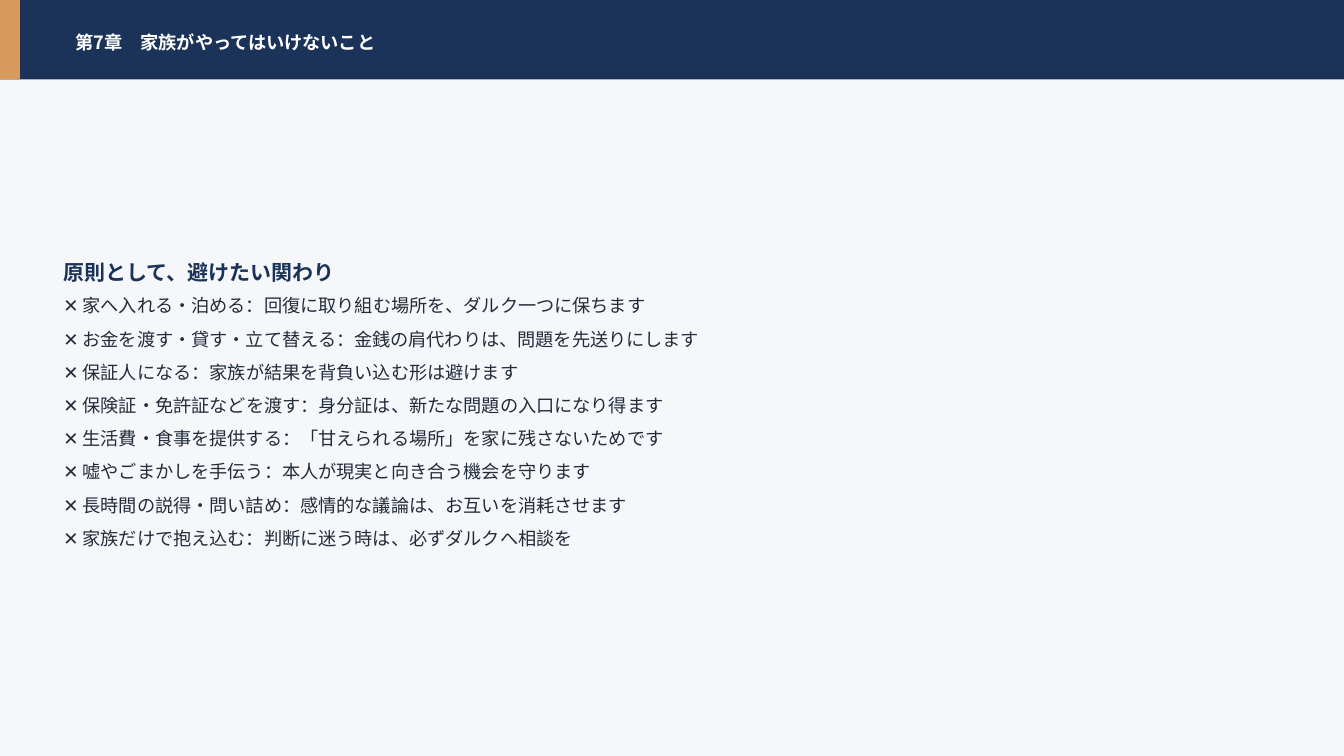
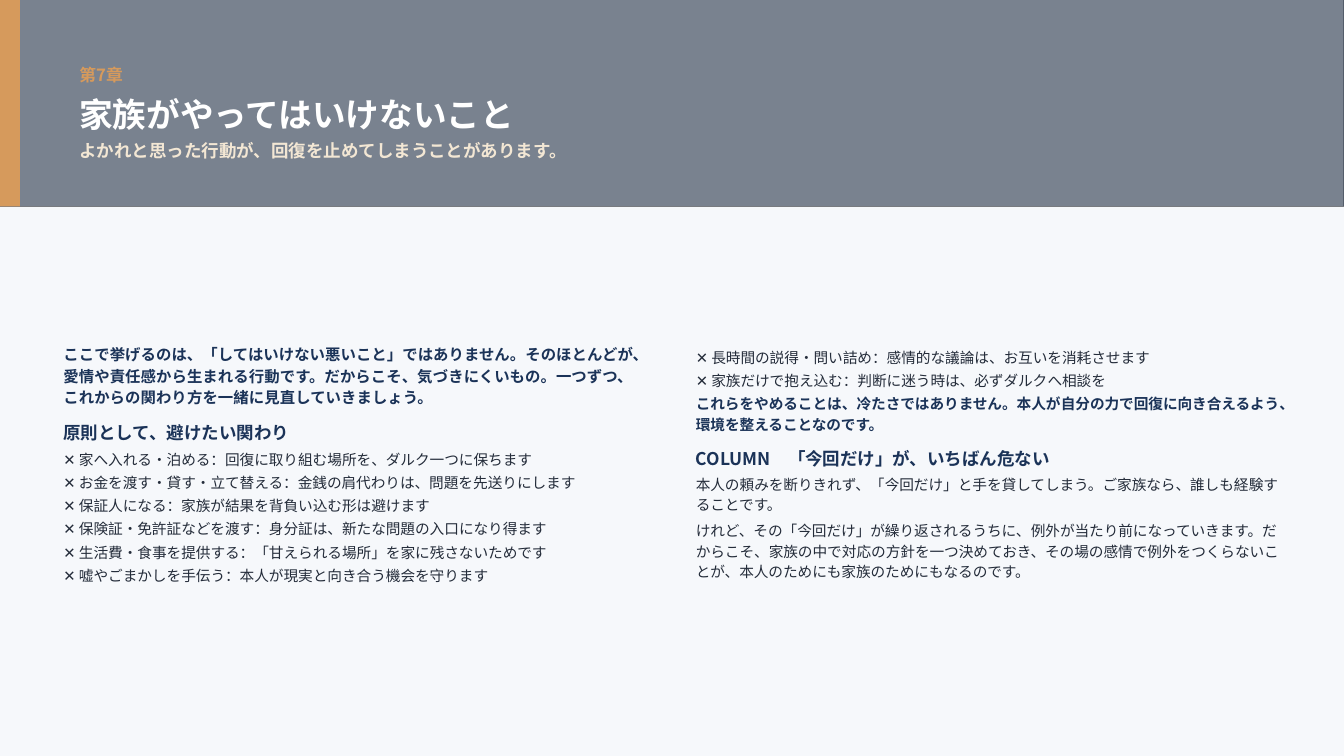
Before and after one commit to hiderock84-sys/darca, a slide deck: slide 17 of public/manual.pptx (slide 45 before the commit). Drawn at 1344x756 pixels with LibreOffice and Linux fonts; fonts in the diff are those of the drawing; grey boxes stand for pictures. Boxes give left, top, right and bottom in pixels: in the first picture for what was removed or moved away, otherwise in the second. Text is boxed around its words. In the diff, an @@ line names an element or a change of style, - is before the commit and + after.

```diff
--- a/public/manual.pptx
+++ b/public/manual.pptx
@@ rectangle at <box>0,0,1344,756</box>: fill #F5F7FB to #F6F8FB @@
@@ rectangle: place and size @@
-rectangle at <box>0,0,20,80</box>
+rectangle at <box>0,0,20,207</box>
@@ rectangle: place and size @@
-rectangle at <box>0,0,1344,80</box>
+rectangle at <box>0,0,1344,207</box>
@@ rectangle at <box>0,0,1344,207</box>: fill #1B3358 to #142744 at 46% opacity @@
@@ picture added at <box>0,0,1344,207</box> @@
@@ text at <box>79,67,566,159</box>: text changed; size 13 to 12.5 pt; text colour #FFFFFF to #F3E7D4 @@
-第7章 家族がやってはいけないこと
+第7章
+家族がやってはいけないこと
+よかれと思った行動が、回復を止めてしまうことがあります。
@@ text "ここで挙げるのは、「してはいけない悪いこと」ではありません。そのほとんどが、愛情や責任感から生まれる行動です。だからこそ ...": place and size @@
-text "ここで挙げるのは、「してはいけない悪いこと」ではありません。そのほとんどが、愛情や責任感から生まれる行動です。だからこそ ..." at <box>63,262,699,547</box>
+text "ここで挙げるのは、「してはいけない悪いこと」ではありません。そのほとんどが、愛情や責任感から生まれる行動です。だからこそ ..." at <box>63,347,648,582</box>
@@ text at <box>63,347,648,405</box>: paragraph added @@
+ここで挙げるのは、「してはいけない悪いこと」ではありません。そのほとんどが、愛情や責任感から生まれる行動です。だからこそ、気づきにくいもの。一つずつ、これからの関わり方を一緒に見直していきましょう。
@@ text added at <box>696,350,1294,578</box>, 10.5 pt, text #242C3A @@
+✕ 長時間の説得・問い詰め：感情的な議論は、お互いを消耗させます
+✕ 家族だけで抱え込む：判断に迷う時は、必ずダルクへ相談を
+これらをやめることは、冷たさではありません。本人が自分の力で回復に向き合えるよう、環境を整えることなのです。
+COLUMN 「今回だけ」が、いちばん危ない
+本人の頼みを断りきれず、「今回だけ」と手を貸してしまう。ご家族なら、誰しも経験することです。
+けれど、その「今回だけ」が繰り返されるうちに、例外が当たり前になっていきます。だからこそ、家族の中で対応の方針を一つ決めておき、その場の感情で例外をつくらないことが、本人のためにも家族のためにもなるのです。
@@ text at <box>63,424,575,582</box>: size 15 to 12.5 pt in "原則として、避けたい関わり"; size 13 to 10.5 pt in "✕ 家へ入れる・泊める：回復に取り組む場所を、ダルク一つに保ちます", "✕ お金を渡す・貸す・立て替える：金銭の肩代わりは、問題を先送りにします", "✕ 保証人になる：家族が結果を背負い込む形は避けます", "✕ 保険証・免許証などを渡す：身分証は、新たな問題の入口になり得ます" and 2 more places; line spacing 1.2 to 1.16; more space between paragraphs; less space between paragraphs @@
@@ text at <box>83,496,627,547</box>: paragraphs removed @@
-✕ 長時間の説得・問い詰め：感情的な議論は、お互いを消耗させます
-✕ 家族だけで抱え込む：判断に迷う時は、必ずダルクへ相談を
```
Also in this commit, not shown: 31 other slides changed, 49 slides removed, 1 other file.
